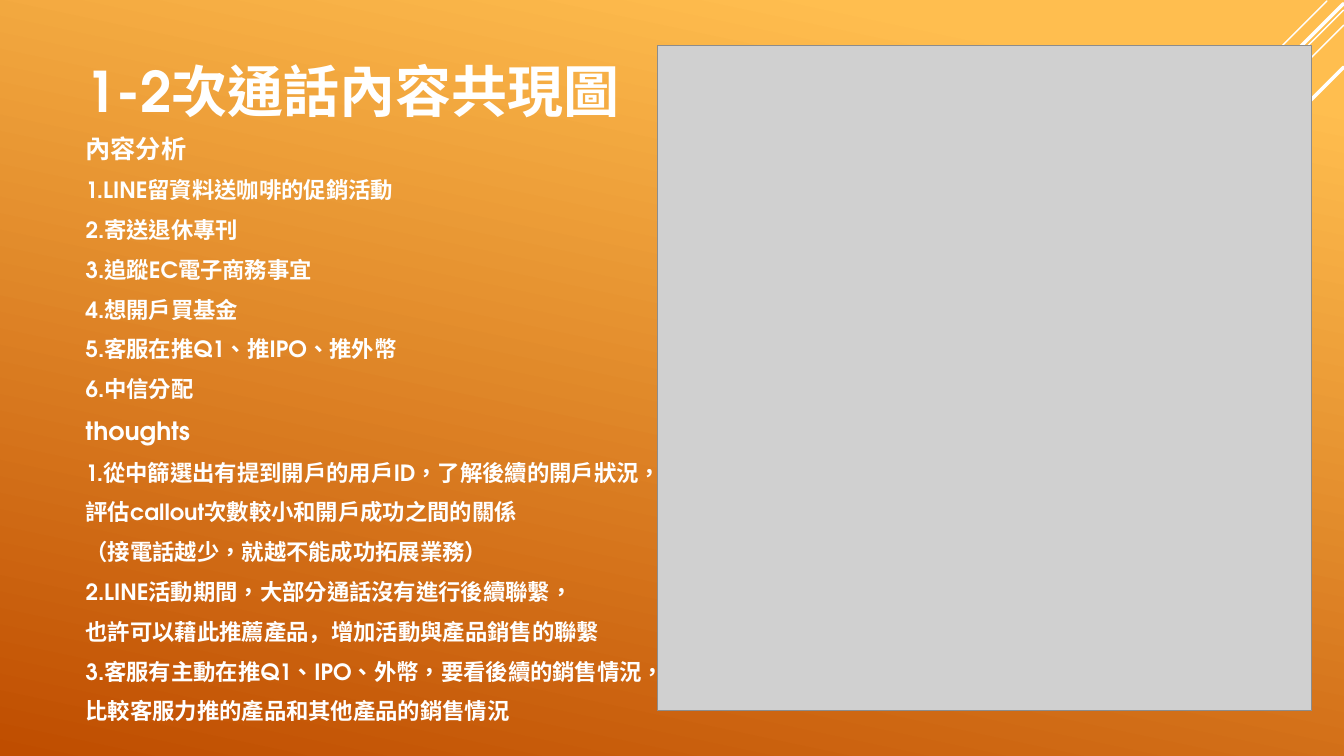
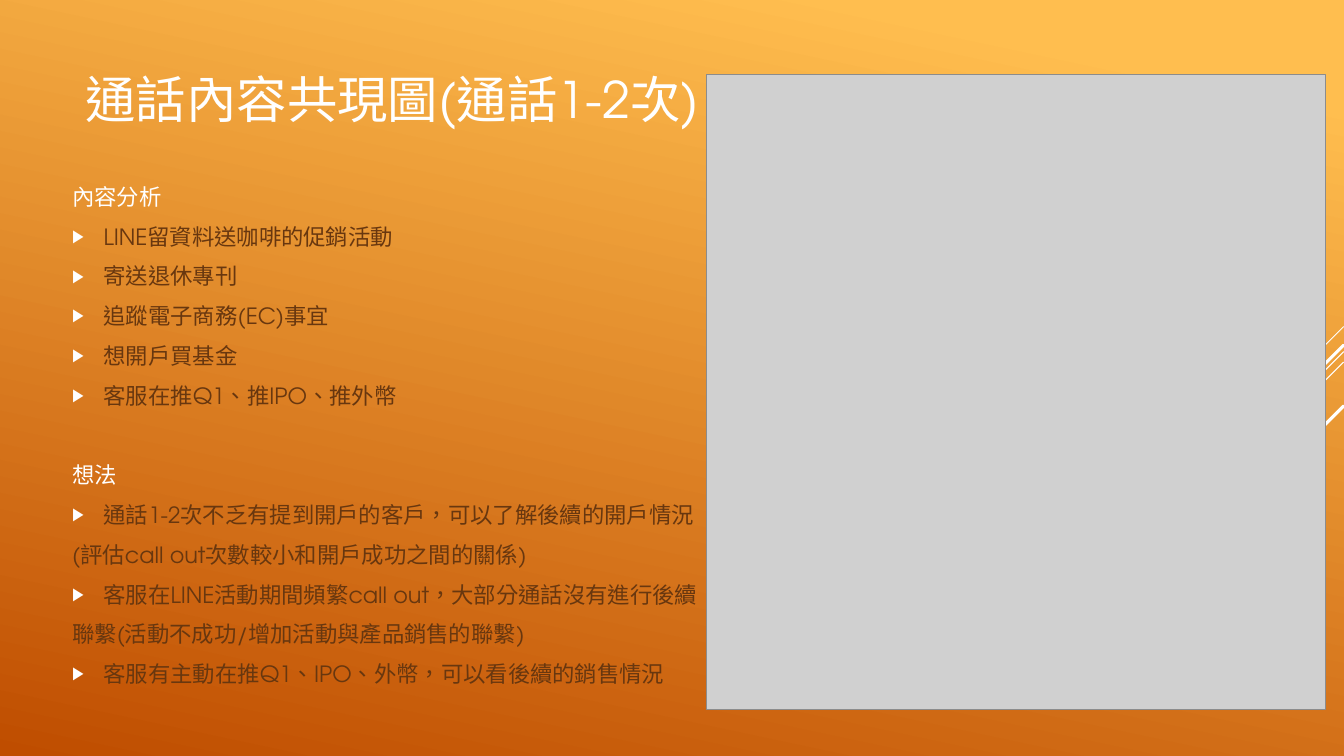
Before and after one commit to EvaXunHsu/Fintech-Course, a slide deck: slide 5 of Final/金融科技-文字探勘與機器學習.pptx. Drawn at 1344x756 pixels with LibreOffice and Linux fonts; fonts in the diff are those of the drawing; grey boxes stand for pictures. Boxes give left, top, right and bottom in pixels: in the first picture for what was removed or moved away, otherwise in the second. Text is boxed around its words. In the diff, an @@ line names an element or a change of style, - is before the commit and + after.

```diff
--- a/Final/金融科技-文字探勘與機器學習.pptx
+++ b/Final/金融科技-文字探勘與機器學習.pptx
@@ line removed from (1344, 10) to (674, 681) @@
@@ line removed from (1344, 25) to (798, 572) @@
@@ line removed from (1344, 4) to (809, 538) @@
@@ line removed from (1327, 1) to (907, 421) @@
@@ title removed at [86, 64, 620, 117] @@
-1-2次通話內容共現圖
@@ title added at [86, 75, 700, 129], 36 pt, text #FFFFFF @@
+通話內容共現圖(通話1-2次)
@@ picture: place and size @@
-picture at [657, 45, 1312, 711]
+picture at [707, 75, 1326, 709]
@@ line removed from (1344, 68) to (865, 546) @@
@@ text "內容分析": place and size @@
-text "內容分析" at [86, 136, 665, 721]
+text "內容分析" at [72, 186, 697, 684]
@@ text "內容分析" at [72, 186, 697, 684]: vertical alignment top to middle @@
@@ text at [72, 186, 161, 207]: size 18 to 16 pt, bold off in "內容分析" @@
@@ text at [72, 226, 697, 684]: text changed; text colour #FFFFFF to #68380F; bold off @@
-1.LINE留資料送咖啡的促銷活動
-2.寄送退休專刊
-3.追蹤EC電子商務事宜
-4.想開戶買基金
-5.客服在推Q1、推IPO、推外幣
-6.中信分配
-thoughts
-1.從中篩選出有提到開戶的用戶ID，了解後續的開戶狀況，
-評估callout次數較小和開戶成功之間的關係
-（接電話越少，就越不能成功拓展業務）
-2.LINE活動期間，大部分通話沒有進行後續聯繫，
-也許可以藉此推薦產品，增加活動與產品銷售的聯繫
-3.客服有主動在推Q1、IPO、外幣，要看後續的銷售情況，
-比較客服力推的產品和其他產品的銷售情況
+▶ LINE留資料送咖啡的促銷活動
+▶ 寄送退休專刊
+▶ 追蹤電子商務(EC)事宜
+▶ 想開戶買基金
+▶ 客服在推Q1、推IPO、推外幣
+想法
+▶ 通話1-2次不乏有提到開戶的客戶，可以了解後續的開戶情況
+(評估call out次數較小和開戶成功之間的關係)
+▶ 客服在LINE活動期間頻繁call out，大部分通話沒有進行後續
+聯繫(活動不成功/增加活動與產品銷售的聯繫)
+▶ 客服有主動在推Q1、IPO、外幣，可以看後續的銷售情況
@@ group added at [1015, 327, 1344, 681]: 5 lines @@
```
Also in this commit, not shown: 15 other slides changed, 3 slides added, 3 slides removed, 24 other files.
